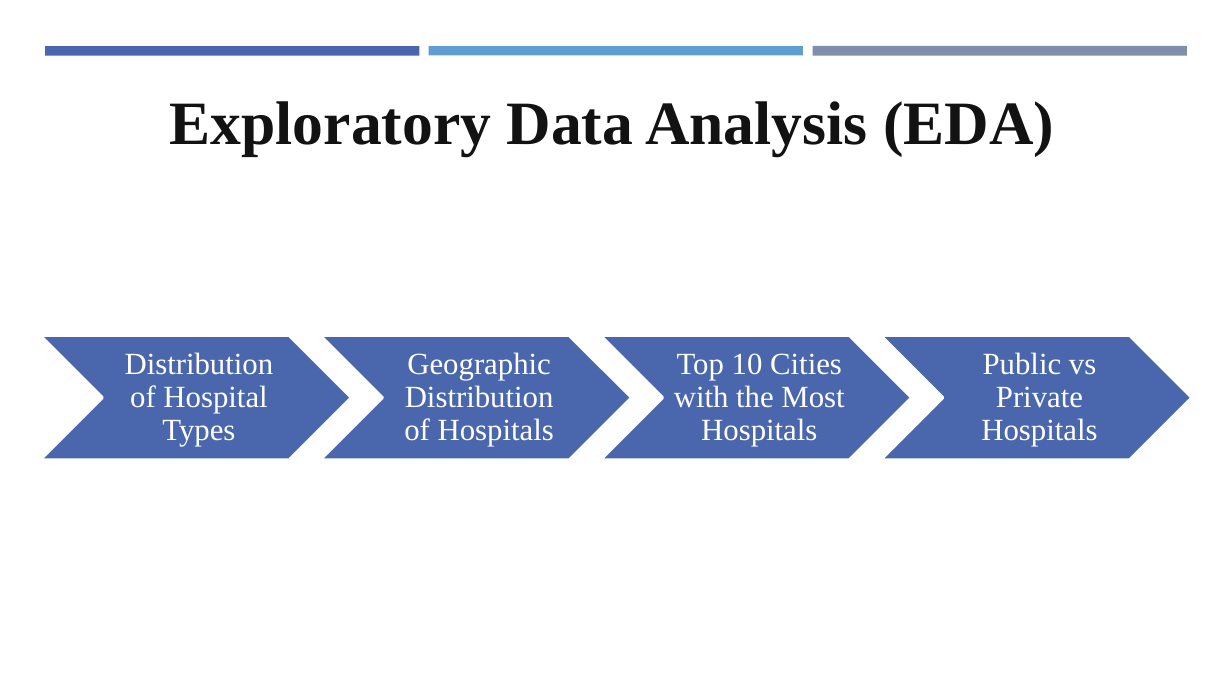
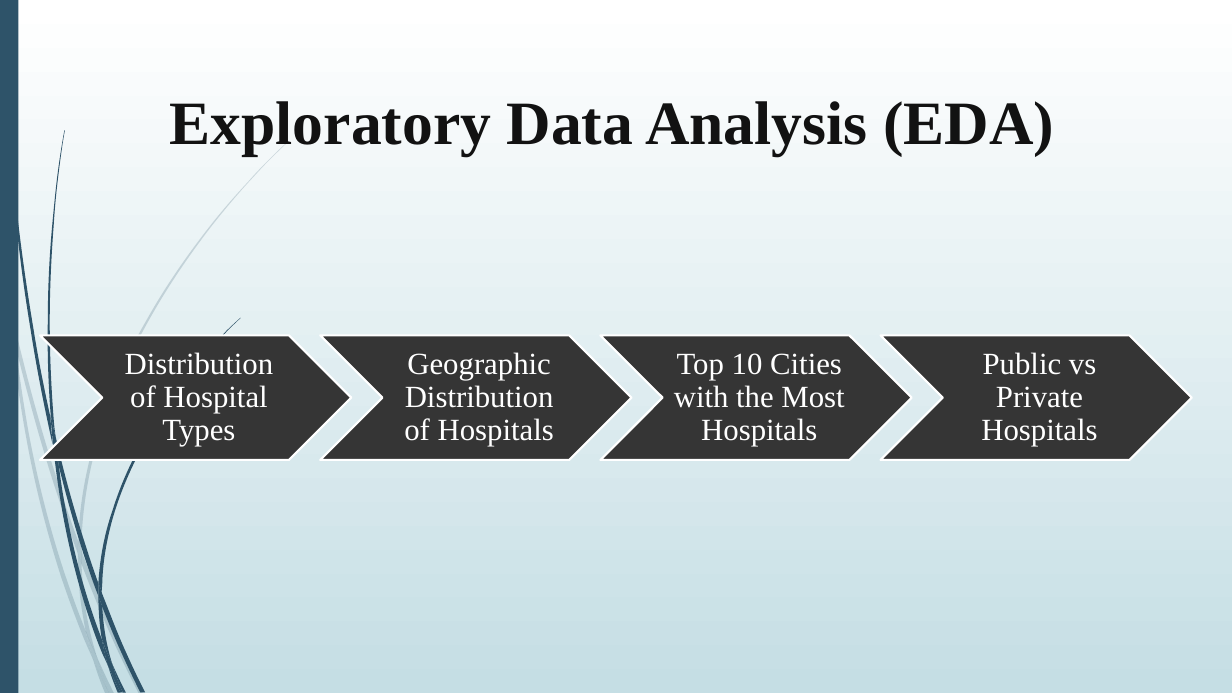
Before and after one commit to kouakoua1/Hospital-Analysis, a slide deck: slide 12 of 5 - Hospital Data Analysis report - Presentation.pptx (slide 13 before the commit). Drawn at 1232x693 pixels with LibreOffice and Linux fonts; fonts in the diff are those of the drawing. Boxes give left, top, right and bottom in pixels: in the first picture for what was removed or moved away, otherwise in the second. Text is boxed around its words. In the diff, an @@ line names an element or a change of style, - is before the commit and + after.

```diff
--- a/5 - Hospital Data Analysis report - Presentation.pptx
+++ b/5 - Hospital Data Analysis report - Presentation.pptx
@@ background #FFFFFF to gradient #FFFFFF to #C5DEE5 @@
@@ rectangle added at [0, 0, 18, 692], fill #2E5369 @@
@@ rectangle removed at [46, 47, 420, 57] @@
@@ rectangle removed at [429, 47, 803, 55] @@
@@ rectangle removed at [813, 46, 1188, 55] @@
@@ fill #4A66AC to #353535; outline #FFFFFF 1.75 pt to #FFFFFF 1.25 pt in 4 elements at [41, 335, 352, 460], [320, 335, 632, 460], [600, 335, 912, 460], [881, 335, 1193, 460] @@
@@ group added at [0, 142, 288, 693]: 10 freeform shapes @@
@@ group added at [2, 0, 241, 693]: 12 freeform shapes @@
```
Also in this commit, not shown: 18 other slides changed, 4 slides added, 15 slides removed, 1 other file.
